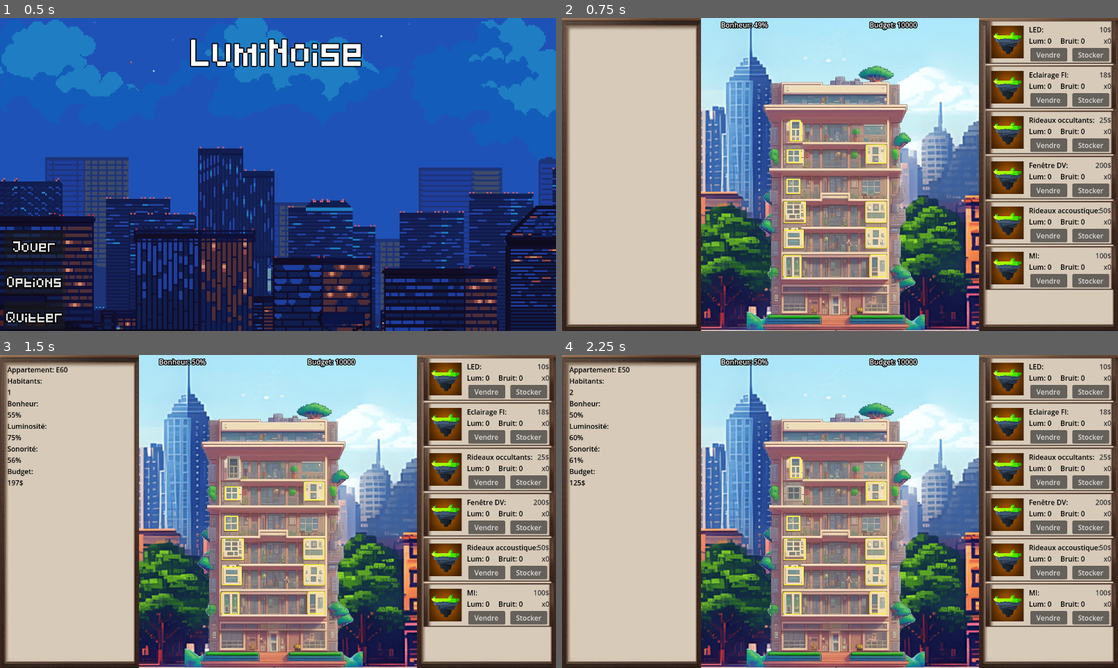
Above: before the commit, frames 1-4 (two rows, left to right).
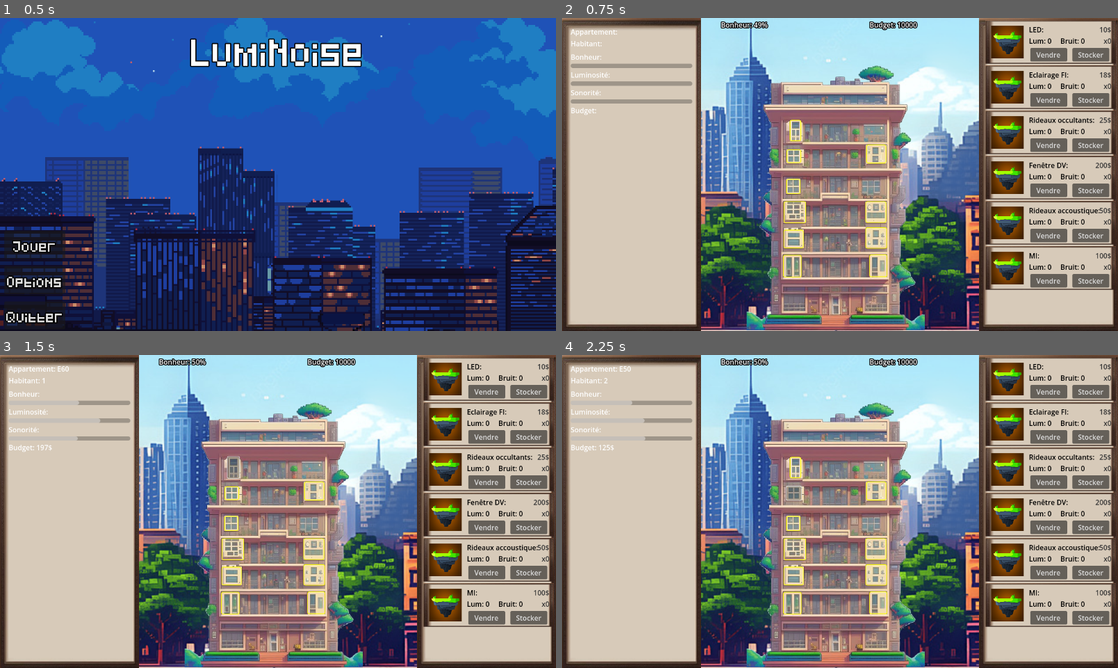
Above: after the commit, the same moments.

Repository: Ranger1986/jeuserieux
Game: Godot game, scene res://Scene/menu.tscn
Two runs of this game, one before a commit and one after it. Both use one fixed random seed, a clock stepped at 60 frames per second and the inputs below.
Inputs (mouse positions are in pixels of both pictures, inside the frame that each line leads up to):
- Up to frame 1 (0.5 s): no input
- Up to frame 2 (0.75 s): click "Jouer" at 0.5 s
- Up to frame 3 (1.5 s): click (233, 467) at 1.25 s
- Up to frame 4 (2.25 s): click (795, 492) at 2 s

Frame 1 is identical in both runs. In frame 2, 1.2% of the frame differs, in the area x 1-24%, y 3-31%; in frame 3, 1.1%; in frame 4, 1.1%.

Commit message:
feat: progress bar

Diff:
--- a/Scene/main_frame.tscn
+++ b/Scene/main_frame.tscn
@@ -8,15 +8,6 @@
 
 [sub_resource type="LabelSettings" id="LabelSettings_t2cfg"]
 font_color = Color(0, 0, 0, 1)
-
-[sub_resource type="GDScript" id="GDScript_sb3yv"]
-script/source = "extends Label
-
-
-# Called when the node enters the scene tree for the first time.
-func _ready() -> void:
-	pass # Replace with function body.
-"
 
 [node name="Node2D" type="Node2D"]
 script = ExtResource("1_jrnpn")
@@ -54,19 +45,68 @@
 theme_override_constants/outline_size = 8
 text = "Budget:100$"
 
-[node name="Foyer" type="TextureRect" parent="."]
+[node name="FoyerDisplay" type="TextureRect" parent="."]
 offset_right = 320.0
 offset_bottom = 720.0
 texture = ExtResource("5_8ns8c")
 
-[node name="DisplayLabel" type="Label" parent="Foyer"]
+[node name="DisplayLabel" type="Label" parent="FoyerDisplay"]
+visible = false
 layout_mode = 2
 offset_left = 17.0
 offset_top = 22.0
 offset_right = 57.0
 offset_bottom = 45.0
 label_settings = SubResource("LabelSettings_t2cfg")
-script = SubResource("GDScript_sb3yv")
+
+[node name="FoyerContainer" type="VBoxContainer" parent="FoyerDisplay"]
+layout_mode = 0
+offset_left = 20.0
+offset_top = 20.0
+offset_right = 300.0
+offset_bottom = 700.0
+
+[node name="AptLabel" type="Label" parent="FoyerDisplay/FoyerContainer"]
+layout_mode = 2
+text = "Appartement:"
+
+[node name="HabLabel" type="Label" parent="FoyerDisplay/FoyerContainer"]
+layout_mode = 2
+text = "Habitant:"
+
+[node name="HBoxContainer" type="HBoxContainer" parent="FoyerDisplay/FoyerContainer"]
+layout_mode = 2
+
+[node name="BonLabel" type="Label" parent="FoyerDisplay/FoyerContainer"]
+layout_mode = 2
+text = "Bonheur:"
+
+[node name="BonBar" type="ProgressBar" parent="FoyerDisplay/FoyerContainer"]
+custom_minimum_size = Vector2(0, 10)
+layout_mode = 2
+show_percentage = false
+
+[node name="LumLabel" type="Label" parent="FoyerDisplay/FoyerContainer"]
+layout_mode = 2
+text = "Luminosité:"
+
+[node name="LumBar" type="ProgressBar" parent="FoyerDisplay/FoyerContainer"]
+custom_minimum_size = Vector2(0, 10)
+layout_mode = 2
+show_percentage = false
+
+[node name="SonLabel" type="Label" parent="FoyerDisplay/FoyerContainer"]
+layout_mode = 2
+text = "Sonorité:"
+
+[node name="SonBar" type="ProgressBar" parent="FoyerDisplay/FoyerContainer"]
+custom_minimum_size = Vector2(0, 10)
+layout_mode = 2
+show_percentage = false
+
+[node name="BudLabel" type="Label" parent="FoyerDisplay/FoyerContainer"]
+layout_mode = 2
+text = "Budget:"
 
 [node name="Store" type="TextureRect" parent="."]
 offset_left = 960.0
--- a/Scripts/foyer.gd
+++ b/Scripts/foyer.gd
@@ -41,15 +41,6 @@
 	bonheur = max(min(bonheur,100),0)
 func _button_pressed():
 	Foyer.set_cible(self)
-	display_info()
-
-func display_info():
-	label.text = "Appartement: " + name + "\n"
-	label.text += "Habitants:\n" + str(habitant) + "\n"
-	label.text += "Bonheur:\n" + str(int(bonheur)) + "%\n"
-	label.text += "Luminosité:\n" + str(luminosite) + "%\n"
-	label.text += "Sonorité:\n" + str(son) + "%\n"
-	label.text += "Budget:\n" + str(budget) + "$\n"
 
 # Fonction pour récupérer la liste des foyers (accessible a tous)
 static func get_foyer_cible() -> Foyer:
--- a/Scripts/start.gd
+++ b/Scripts/start.gd
@@ -33,13 +33,21 @@
 
 
 
-
-# Called every frame. 'delta' is the elapsed time since the previous frame.
+func display_foyer():
+	var foyer = Foyer.foyer_cible
+	find_child("AptLabel").text="Appartement: " + str(foyer.name)
+	find_child("HabLabel").text="Habitant: " + str(foyer.habitant)
+	find_child("BonBar").value = foyer.bonheur
+	find_child("LumBar").value = foyer.luminosite
+	find_child("SonBar").value = foyer.son
+	find_child("BudLabel").text="Budget: " + str(foyer.budget) +"$"
 func _process(_delta: float) -> void:
 	budget_player_label.text = "Budget: " + str(budget_player)
 	bonheur_label.text = "Bonheur: " + str(Foyer.get_bonheur_moyen()) + "%"
 	if Input.is_key_pressed(KEY_D):
 		find_children("Control")[0].print_tree()
+	if Foyer.foyer_cible != null:
+		display_foyer()
 
 ## slot (s'appelle lors de la réception du signal), modifie le budget du joueur
 func _on_stock(store_item: StoreItem) -> void:
Not shown: 1 places in Scene/main_frame.tscn that only renumber resources
